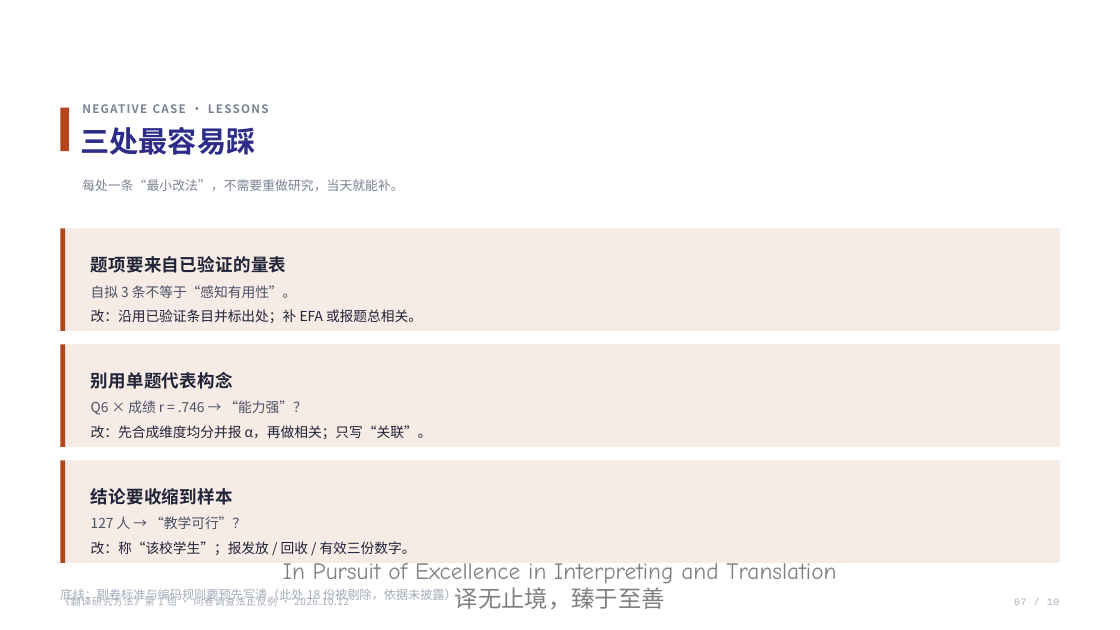
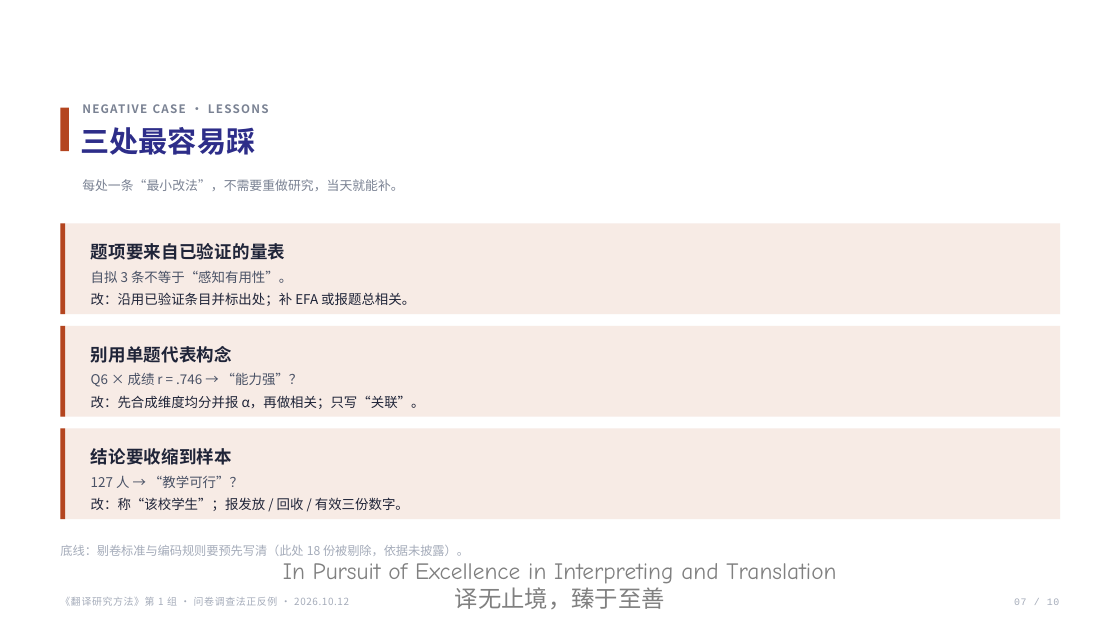
Before and after one commit to CodingGeoff/translation-research-202610, a slide deck: slide 8 of 翻译研究方法/第1组/问卷调查法正反例_学院模板版.pptx. Drawn at 1120x630 pixels with LibreOffice and Linux fonts; fonts in the diff are those of the drawing; background and template pictures are left out. Boxes give left, top, right and bottom in pixels: in the first picture for what was removed or moved away, otherwise in the second. Text is boxed around its words. In the diff, an @@ line names an element or a change of style, - is before the commit and + after.

```diff
--- a/翻译研究方法/第1组/问卷调查法正反例_学院模板版.pptx
+++ b/翻译研究方法/第1组/问卷调查法正反例_学院模板版.pptx
@@ rectangle: place and size @@
-rectangle at [60,229,1060,331]
+rectangle at [60,223,1060,314]
@@ rectangle: place and size @@
-rectangle at [60,229,66,331]
+rectangle at [60,223,66,314]
@@ text "题项要来自已验证的量表": place and size @@
-text "题项要来自已验证的量表" at [91,256,422,323]
+text "题项要来自已验证的量表" at [91,243,415,306]
@@ text "题项要来自已验证的量表" at [91,243,415,306]: letter spacing 0.3 to 0.2 pt in "题项要来自已验证的量表"; size 11.8 to 11.5 pt in "自拟 3 条不等于“感知有用性”。", "改：沿用已验证条目并标出处；补 EFA 或报题总相关。"; line spacing 1.34 to 1.3; line spacing 1.5 to 1.4 @@
@@ rectangle: place and size @@
-rectangle at [60,344,1060,447]
+rectangle at [60,326,1060,417]
@@ rectangle: place and size @@
-rectangle at [60,344,66,447]
+rectangle at [60,326,66,417]
@@ text "别用单题代表构念": place and size @@
-text "别用单题代表构念" at [91,372,432,439]
+text "别用单题代表构念" at [91,346,425,409]
@@ text "别用单题代表构念" at [91,346,425,409]: letter spacing 0.3 to 0.2 pt in "别用单题代表构念"; size 11.8 to 11.5 pt in "Q6 × 成绩 r = .746 → ...", "改：先合成维度均分并报 α，再做相关；只写“关联”。"; line spacing 1.34 to 1.3; line spacing 1.5 to 1.4 @@
@@ rectangle: place and size @@
-rectangle at [60,460,1060,563]
+rectangle at [60,429,1060,519]
@@ rectangle: place and size @@
-rectangle at [60,460,66,563]
+rectangle at [60,429,66,519]
@@ text "结论要收缩到样本": place and size @@
-text "结论要收缩到样本" at [91,488,416,555]
+text "结论要收缩到样本" at [91,448,409,511]
@@ text "结论要收缩到样本" at [91,448,409,511]: letter spacing 0.3 to 0.2 pt in "结论要收缩到样本"; size 11.8 to 11.5 pt in "127 人 → “教学可行”？", "改：称“该校学生”；报发放 / 回收 / 有效三份数字。"; line spacing 1.34 to 1.3; line spacing 1.5 to 1.4 @@
@@ text "底线：剔卷标准与编码规则要预先写清（此处 18 份被剔除，依据未披露）。" rewrapped from [60,588,469,603] to [60,545,469,556] @@
```
Also in this commit, not shown: 2 other slides changed, 20 other files.
